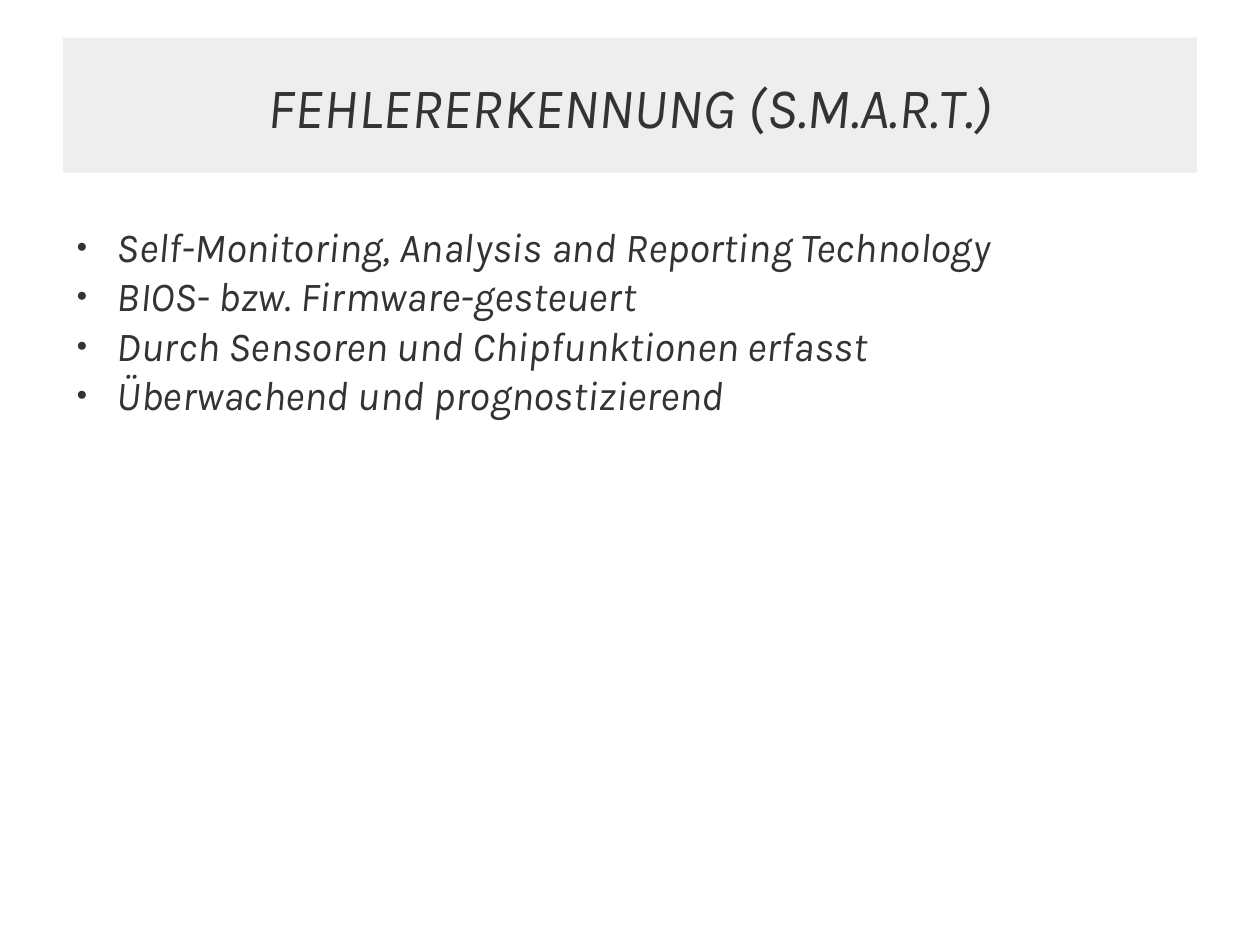
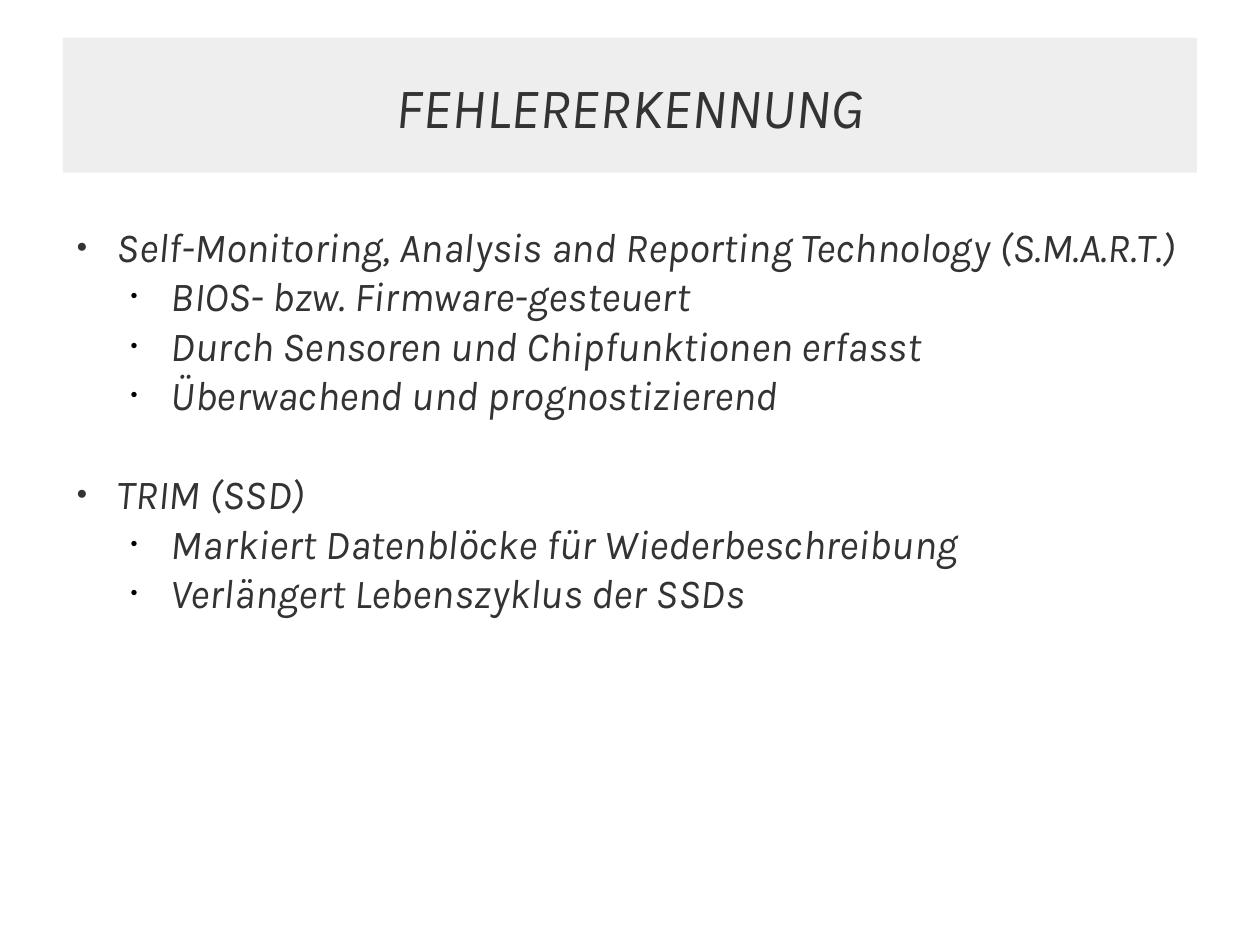
Before and after one commit to JMFootBallPlyr/Hard-drive-system-, a slide deck: slide 3 of WRK/presents/01 - types of drives/types of drives.odp. Drawn at 1260x945 pixels with LibreOffice and Linux fonts; fonts in the diff are those of the drawing. Boxes give left, top, right and bottom in pixels: in the first picture for what was removed or moved away, otherwise in the second. Text is boxed around its words. In the diff, an @@ line names an element or a change of style, - is before the commit and + after.

Commit message:
Updated TOD presentation.

```diff
--- a/WRK/presents/01 - types of drives/types of drives.odp
+++ b/WRK/presents/01 - types of drives/types of drives.odp
@@ text in rectangle at (396, 91, 864, 129): text changed @@
-FEHLERERKENNUNG (S.M.A.R.T.)
+FEHLERERKENNUNG
@@ text at (117, 232, 1175, 272): text changed @@
-● Self-Monitoring, Analysis and Reporting Technology
+● Self-Monitoring, Analysis and Reporting Technology (S.M.A.R.T.)
@@ text at (171, 282, 922, 420): list level 1 to 2 in "BIOS- bzw. Firmware-gesteuert"; bullet colour #333333 to #000000; list level 1 to 2 in "Durch Sensoren und Chipfunktionen erfasst"; list level 1 to 2 in "Überwachend und prognostizierend" @@
@@ text at (117, 479, 958, 618): paragraphs added @@
+● TRIM (SSD)
+  ● Markiert Datenblöcke für Wiederbeschreibung
+  ● Verlängert Lebenszyklus der SSDs
```
Also in this commit, not shown: 4 other slides changed, 2 slides added, 4 slides removed, 3 other files.
